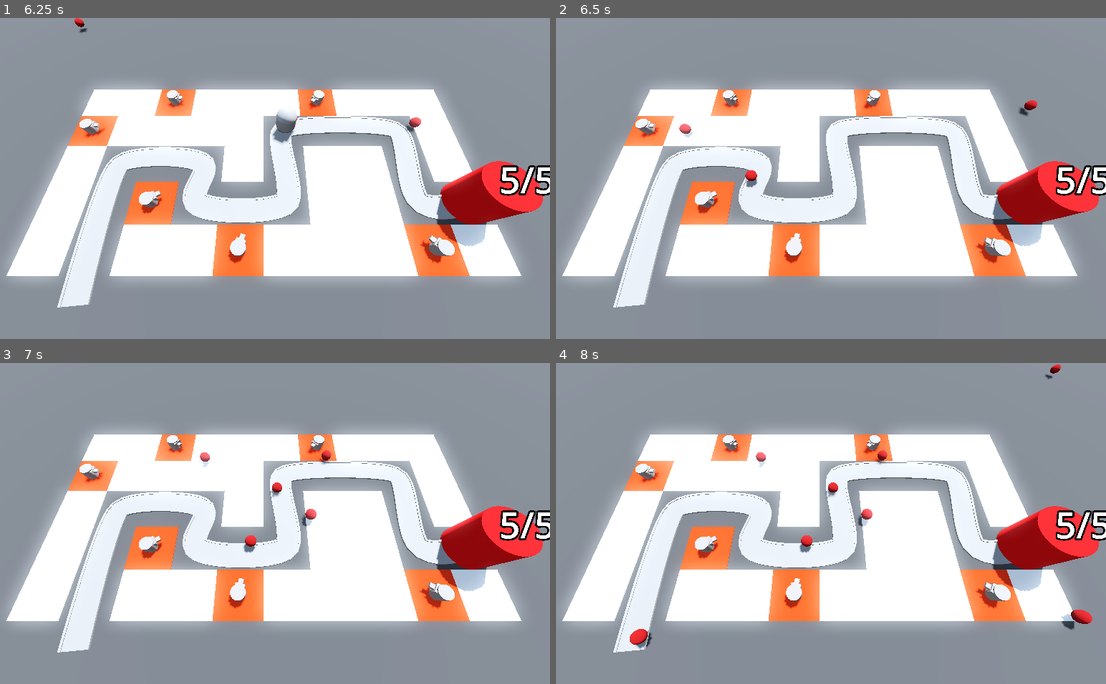
Above: before the commit, frames 1-4 (two rows, left to right).
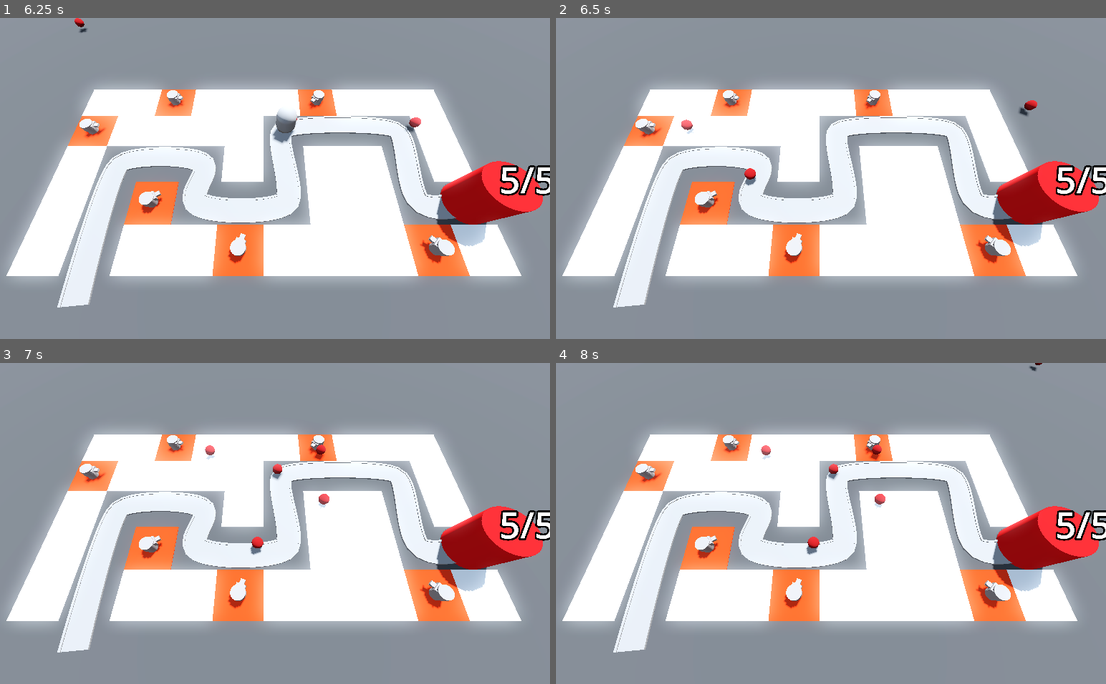
Above: after the commit, the same moments.

Repository: SugarF0x/barblast-3d
Game: Godot game, scene res://BaseLevel.tscn
Same seed, same stepped clock (60 frames per second), same inputs: the game is played once before the commit and once after it.
Inputs (mouse positions are in pixels of both pictures, inside the frame that each line leads up to):
- Up to frame 1 (6.25 s): move the mouse to (390, 162) at 0.52 s; click (390, 162) at 0.6 s; move the mouse to (148, 194) at 1.27 s; click (148, 194) at 1.35 s; move the mouse to (319, 107) at 2.02 s; click (319, 107) at 2.1 s; move the mouse to (236, 242) at 2.77 s; click (236, 242) at 2.85 s; move the mouse to (434, 226) at 3.52 s; click (434, 226) at 3.6 s; move the mouse to (93, 130) at 4.27 s; click (93, 130) at 4.35 s; move the mouse to (291, 178) at 5.02 s; click (291, 178) at 5.1 s; move the mouse to (176, 98) at 5.77 s; click (176, 98) at 5.85 s
- Up to frame 2 (6.5 s): no input
- Up to frame 3 (7 s): move the mouse to (390, 507) at 6.52 s; click (390, 507) at 6.6 s
- Up to frame 4 (8 s): move the mouse to (704, 539) at 7.27 s; click (704, 539) at 7.35 s

Frame 1 is identical in both runs. In frame 2, 0.3% of the frame differs, in the area x 16-81%, y 23-74%; in frame 3, 0.8%; in frame 4, 1.3%, in the area x 13-98%, y 0-90%.

Commit message:
add target selector function

Diff:
--- a/Turret/turret.gd
+++ b/Turret/turret.gd
@@ -11,7 +11,10 @@
 
 
 func _physics_process(delta: float) -> void:
-	look_at(enemy_path.get_children().back().global_position, Vector3.UP, true)
+	var target = find_best_target()
+	if not target: return
+
+	look_at(target.global_position, Vector3.UP, true)
 
 
 func fire():
@@ -21,4 +24,9 @@
 	projectile.direction = global_transform.basis.z
 
 
+func find_best_target() -> PathFollow3D:
+	var enemies = enemy_path.get_children().filter(func(child): return child is PathFollow3D)
+	return enemies.reduce(func(acc: PathFollow3D, val: PathFollow3D): return val if acc.progress_ratio < val.progress_ratio else acc)
+
+
 func _on_fire_rate_timer_timeout() -> void: fire()
Not shown: 4 places in MeshLibraries/SpaceLibrary.tres that only renumber resources
Not shown, added: Turret/turFD16.tmp
